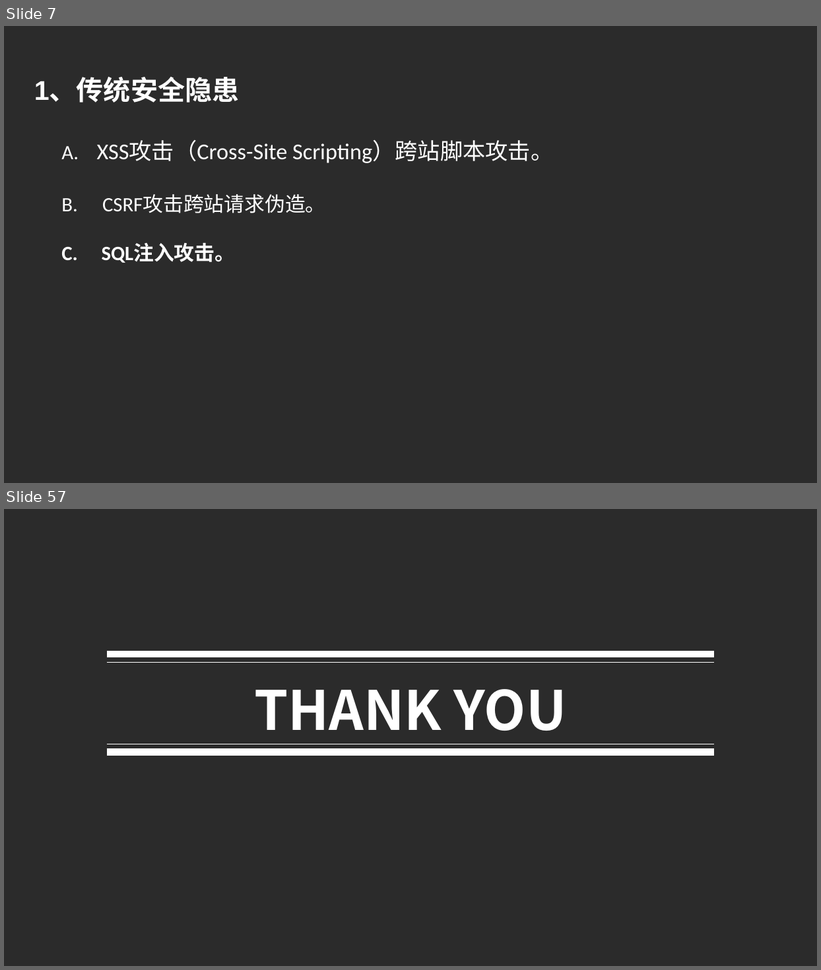
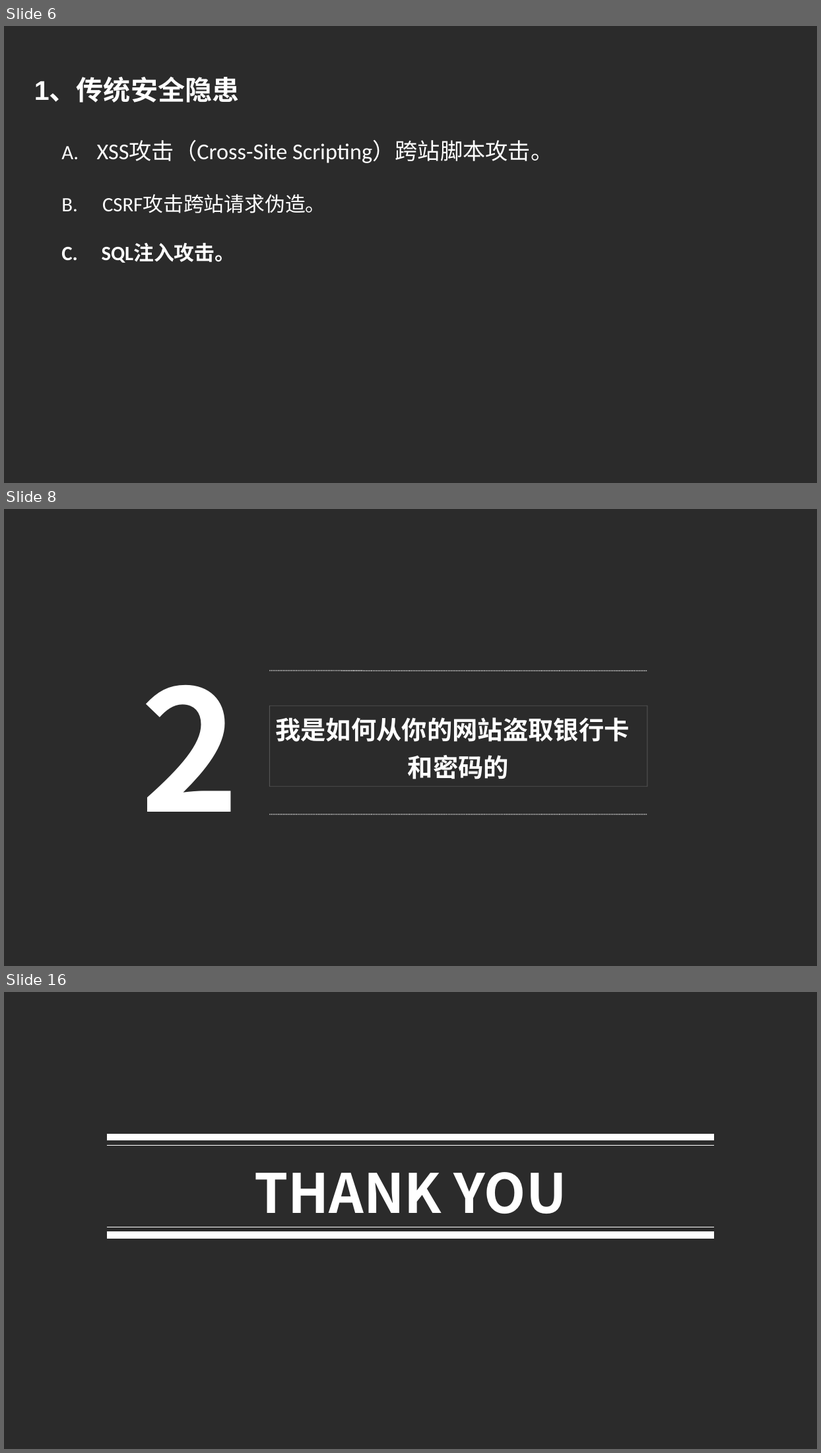
Before and after one commit to luke93h/git-blog, a slide deck: src/npm木马.pptx. Shown one above the other, each under a label of ours: slides 7 and 57 before the commit, slides 6, 8 and 16 after it; the slides between them are not shown. The pictures are 821x970 and 821x1453 pixels, drawn with LibreOffice and Linux fonts; fonts in the diff are those of the drawing; background and template pictures are left out; a plain dark background stands for a picture behind light text. Boxes give left, top, right and bottom in pixels: in the first picture for what was removed or moved away, otherwise in the second. Text is boxed around its words. In the diff, an @@ line names an element or a change of style, - is before the commit and + after.

```diff
--- a/src/npm木马.pptx
+++ b/src/npm木马.pptx
@@ slide 8 added at (x1=4, y1=509, x2=817, y2=966), background picture (left out) @@
@@ text added at (x1=141, y1=685, x2=240, y2=812), 149 pt, text #FFFFFF, bold @@
+2
@@ line added from (270, 671) to (648, 671), #FFFFFF 0.75 pt dashed @@
@@ rectangle added at (x1=270, y1=706, x2=648, y2=787), outline #FFFFFF 0.5 pt, 28 pt, text #FFFFFF, bold, small capitals @@
+我是如何从你的网站盗取银行卡 和密码的
@@ line added from (270, 815) to (648, 815), #FFFFFF 0.75 pt dashed @@
@@ what was slide 7 is now slide 6 @@
@@ what was slide 57 is now slide 16 @@
```
Also in this commit, not shown: 2 slides changed, 7 other slides added, 49 slides removed.
